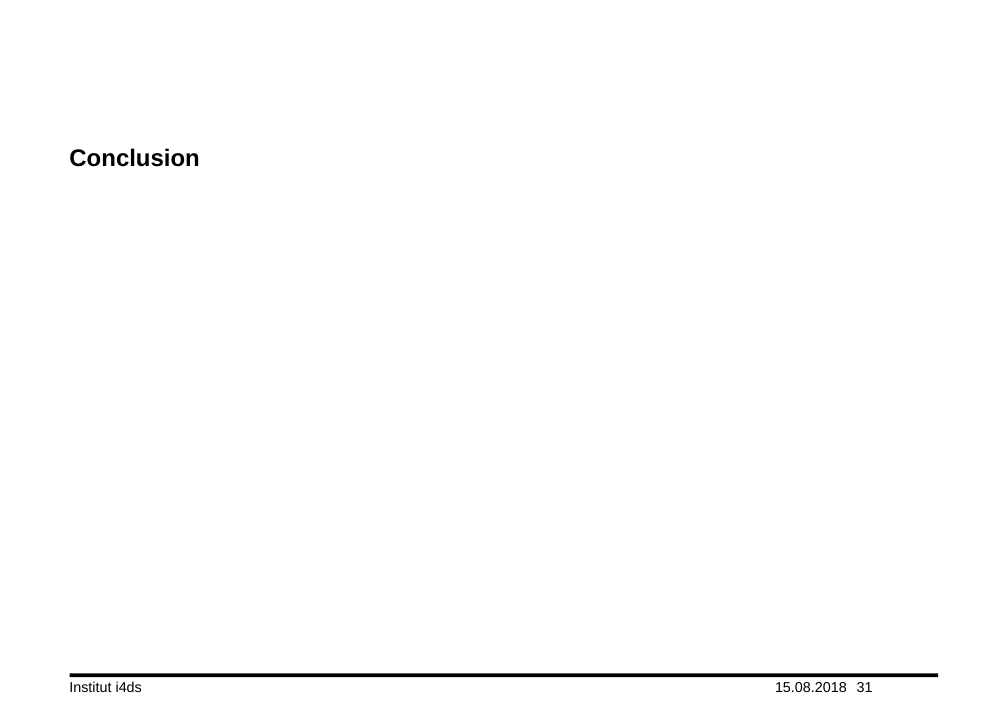
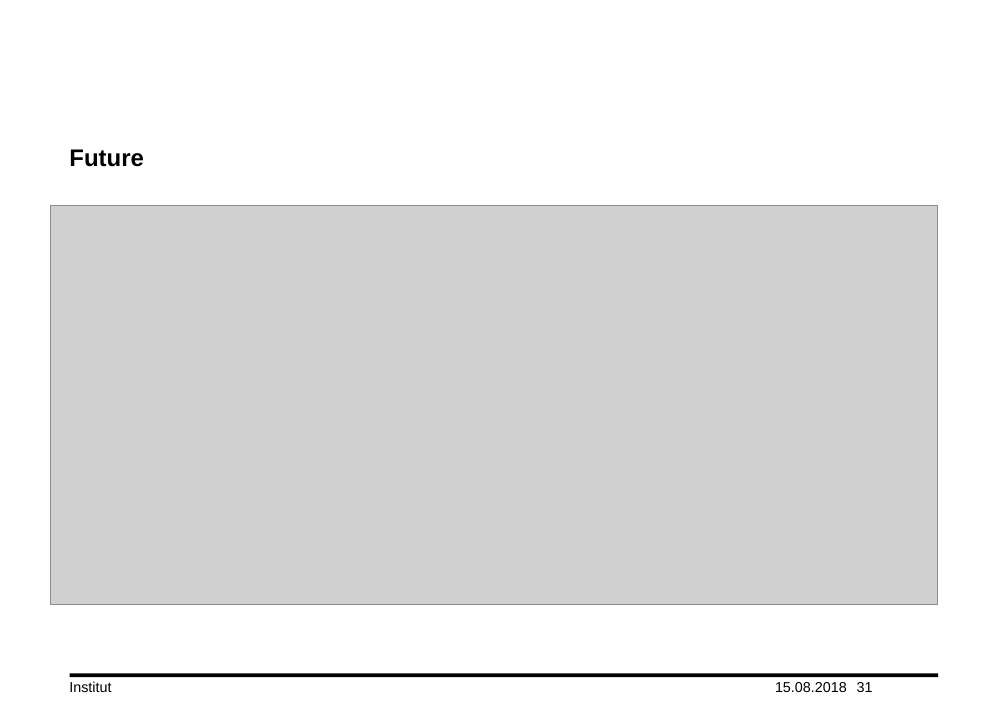
Before and after one commit to lord-blueberry/p7-doc, a slide deck: slide 31 of ppt/praes.pptx. Drawn at 1008x713 pixels with LibreOffice and Linux fonts; fonts in the diff are those of the drawing; grey boxes stand for pictures; background and template pictures are left out. Boxes give left, top, right and bottom in pixels: in the first picture for what was removed or moved away, otherwise in the second. Text is boxed around its words. In the diff, an @@ line names an element or a change of style, - is before the commit and + after.

```diff
--- a/ppt/praes.pptx
+++ b/ppt/praes.pptx
@@ title at [69,149,144,167]: text changed @@
-Conclusion
+Future
@@ picture added at [51,205,938,605] @@
@@ text at [69,681,111,692]: text changed @@
-Institut i4ds
+Institut
```
Also in this commit, not shown: 5 other slides changed, 1 other file.
